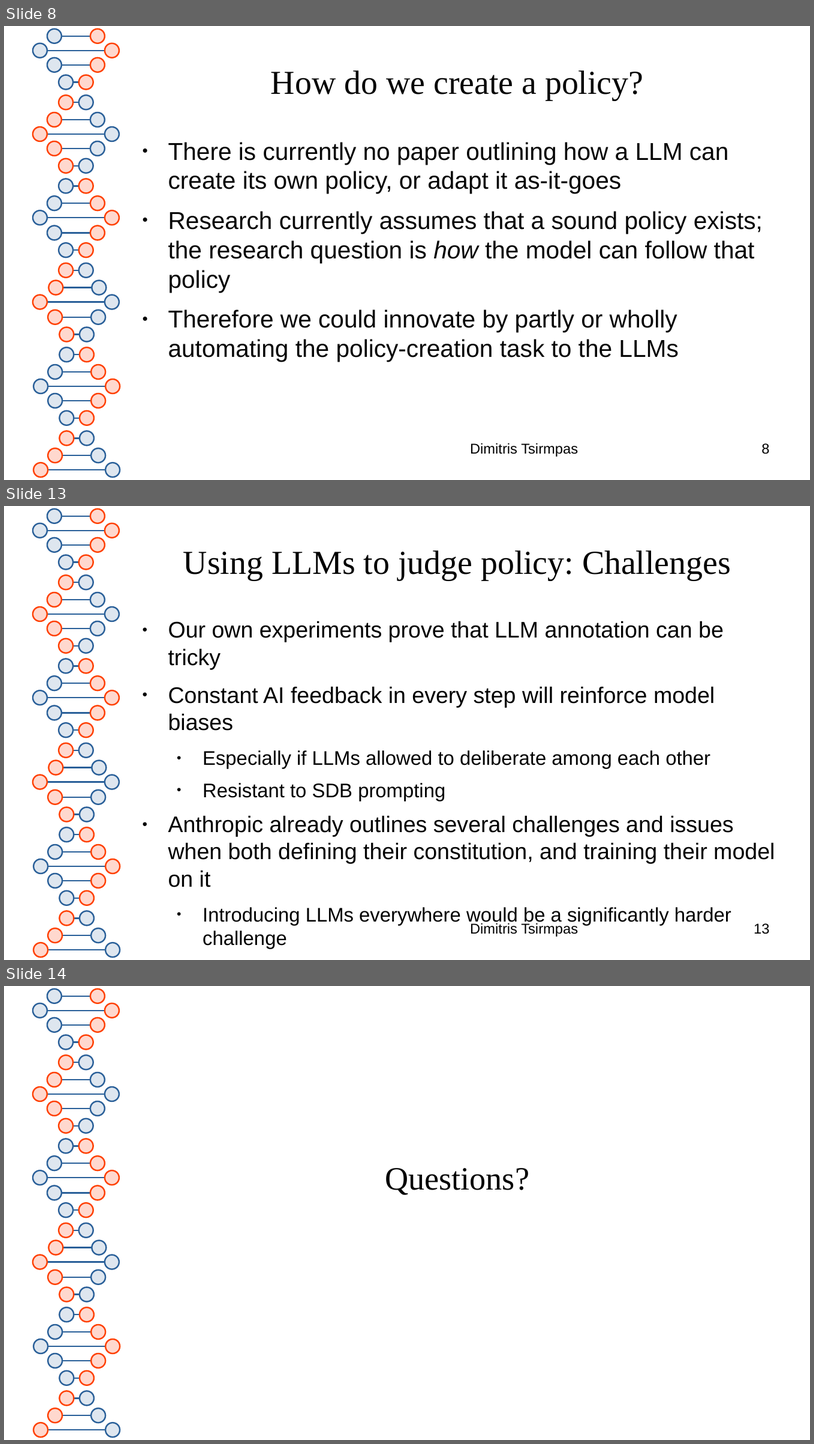
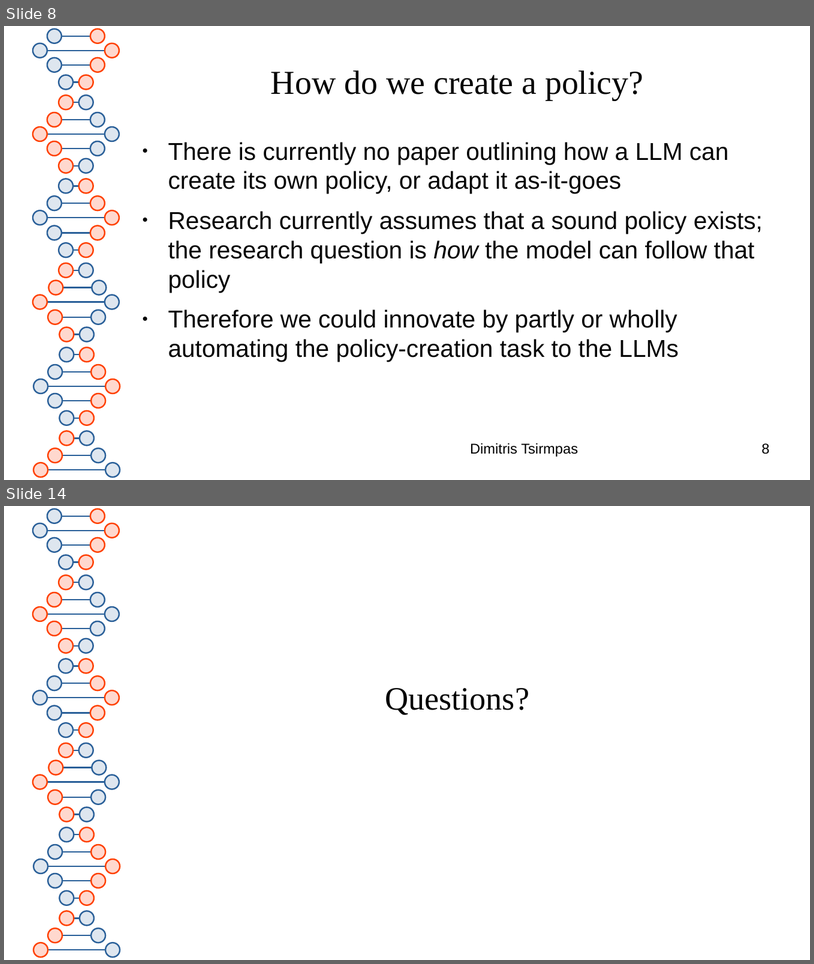
Before and after one commit to dimits-ts/llm_moderation_research, a slide deck: presentations/llm_policy_feasibility.odp. Shown one above the other, each under a label of ours: slides 8, 13 and 14 before the commit, slides 8 and 14 after it; the slides between them are not shown. The pictures are 814x1444 and 814x964 pixels, drawn with LibreOffice and Linux fonts; fonts in the diff are those of the drawing. Boxes give left, top, right and bottom in pixels: in the first picture for what was removed or moved away, otherwise in the second. Text is boxed around its words. In the diff, an @@ line names an element or a change of style, - is before the commit and + after.

```diff
--- a/presentations/llm_policy_feasibility.odp
+++ b/presentations/llm_policy_feasibility.odp
@@ slide 13 removed at (4, 506, 810, 960), background #FFFFFF; not listed: 81 template elements that a slide beside it also shows @@
@@ title removed at (183, 550, 731, 580) @@
-Using LLMs to judge policy: Challenges
@@ text removed at (168, 621, 775, 949) @@
-● Our own experiments prove that LLM annotation can be tricky
-● Constant AI feedback in every step will reinforce model biases
-  ● Especially if LLMs allowed to deliberate among each other
-  ● Resistant to SDB prompting
-● Anthropic already outlines several challenges and issues when both defining their constitution, and training their model on it
-  ● Introducing LLMs everywhere would be a significantly harder challenge
@@ text removed at (470, 922, 578, 936) @@
-Dimitris Tsirmpas
@@ page number removed at (754, 923, 770, 934) @@
-13
```
Also in this commit, not shown: 11 slides changed, 4 slides added.
